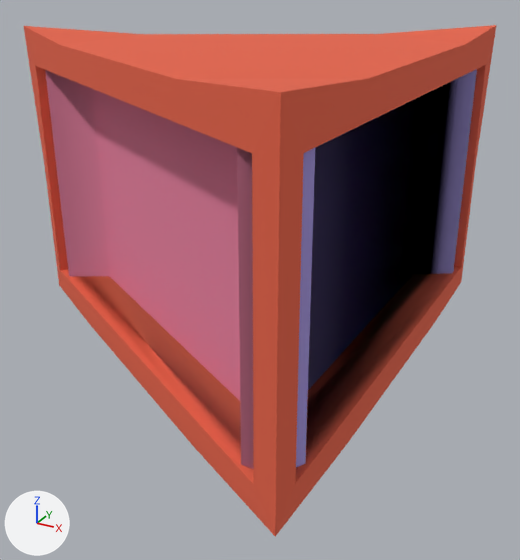
Two versions of the FBX model Models/FlashBox5.fbx, one commit apart.
One viewpoint serves both versions: a 50 mm lens placed at (1.09, -2.02, 0.74), pointed at (-0.01, -0.01, -0.27). Every picture has the same lights, and +X, +Y and +Z are marked at lower left. The older version comes first. Where no turn or scale is listed for an object, it has been applied to the vertices.
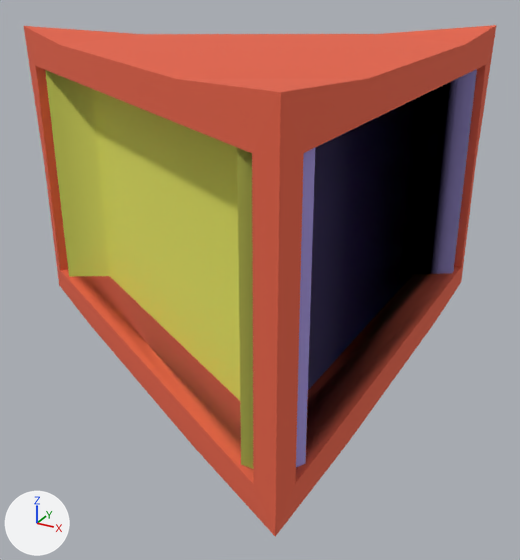
Edits to the bpy script that builds the scene:
```text
Change me_sphere:
    where me_sphere.from_pydata(...)  # 122 vertices, 119 faces; spans x -1.0..0.5, y -0.87..0.87, z -0.5..0.53
    used by ob_sphere; location = (0.0, 0.0, 0.0)
    me_sphere part 1: all 5 faces that had it switch from mat_pinyin (pink #e781a1) to mat_meaning (yellow #e4e762)
```

Where the change shows, as pixel boxes (x1, y1, x2, y2) in the pictures (520 x 560 px):
part 1 of me_sphere, recoloured (pink to yellow)
    both: (45, 70, 254, 469)
